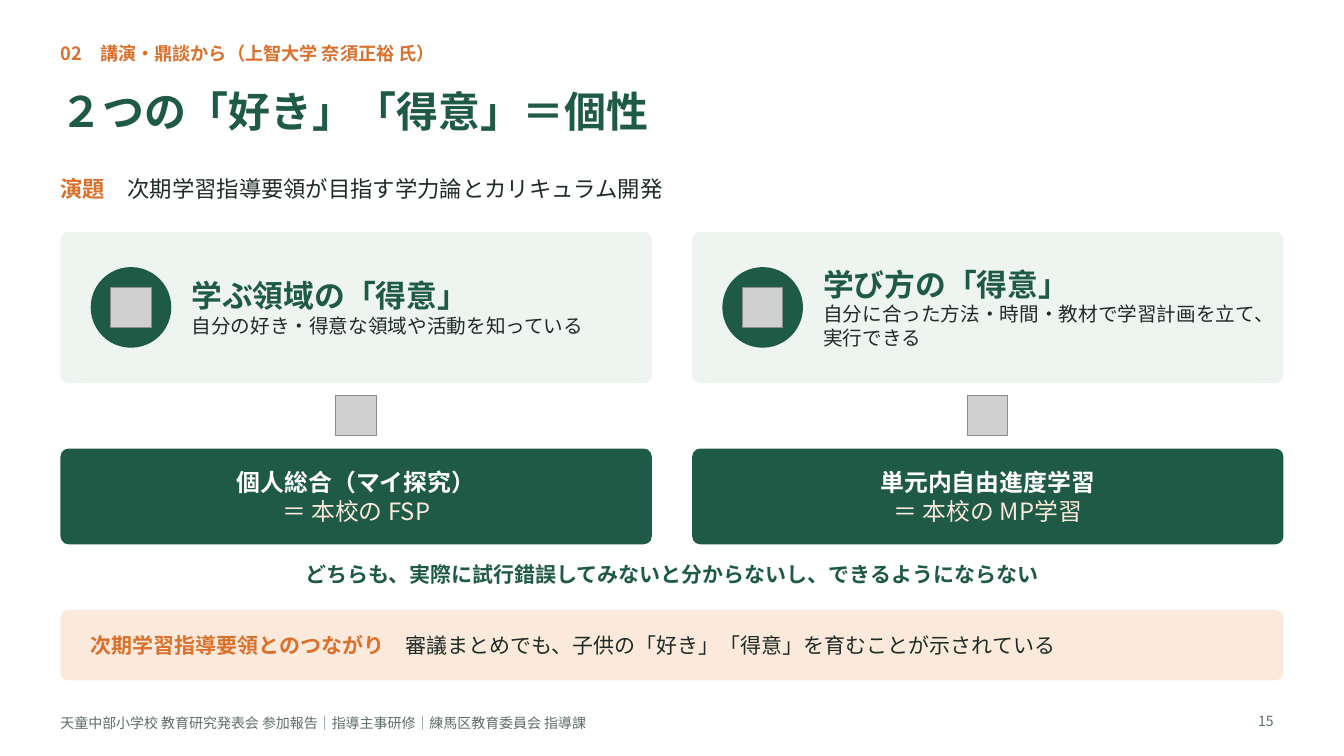
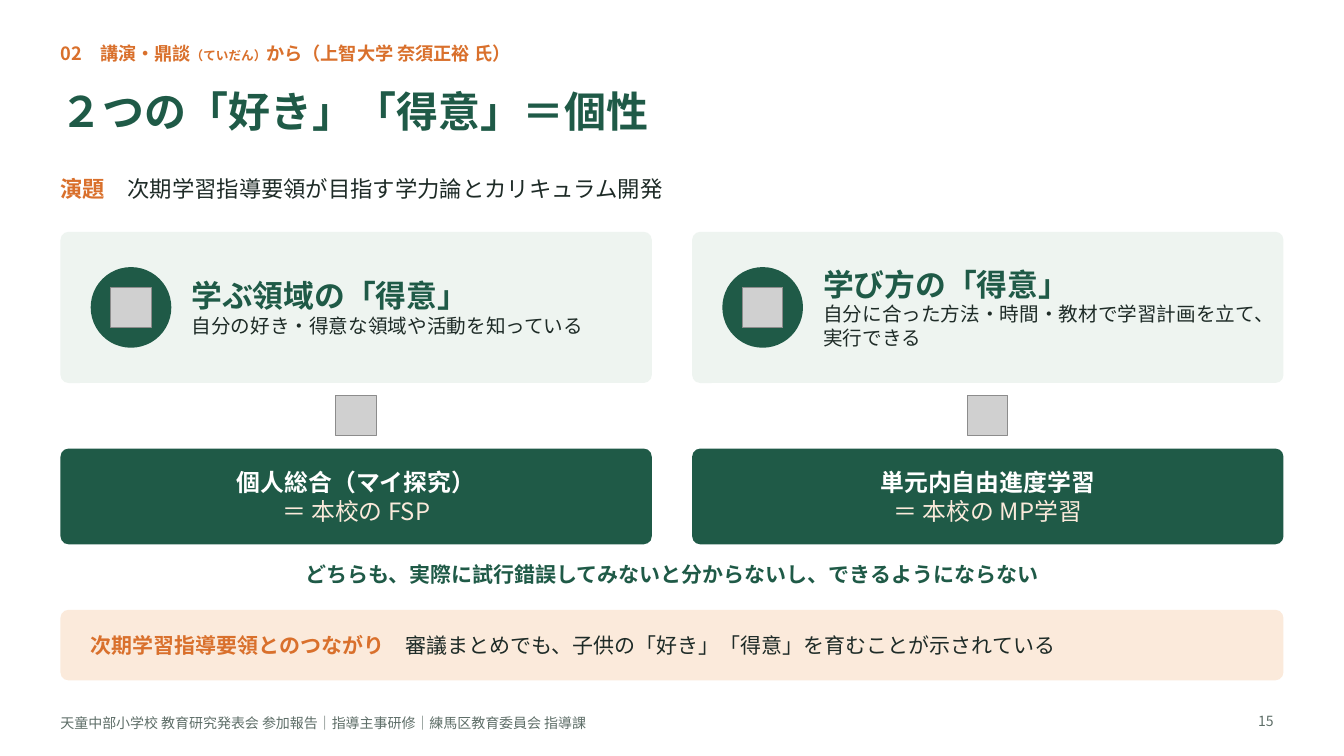
Before and after one commit to contynet730-star/con30, a slide deck: slide 15 of 天童中部小学校視察/081019_天童中部小学校_指導主事研修スライド_クイズ版.pptx. Drawn at 1344x756 pixels with LibreOffice and Linux fonts; fonts in the diff are those of the drawing; grey boxes stand for pictures. Boxes give left, top, right and bottom in pixels: in the first picture for what was removed or moved away, otherwise in the second. Text is boxed around its words. In the diff, an @@ line names an element or a change of style, - is before the commit and + after.

```diff
--- a/天童中部小学校視察/081019_天童中部小学校_指導主事研修スライド_クイズ版.pptx
+++ b/天童中部小学校視察/081019_天童中部小学校_指導主事研修スライド_クイズ版.pptx
@@ text at (60, 44, 510, 62): text changed @@
-02 講演・鼎談から（上智大学 奈須正裕 氏）
+02 講演・鼎談（ていだん）から（上智大学 奈須正裕 氏）
```
Also in this commit, not shown: 3 other slides changed.
